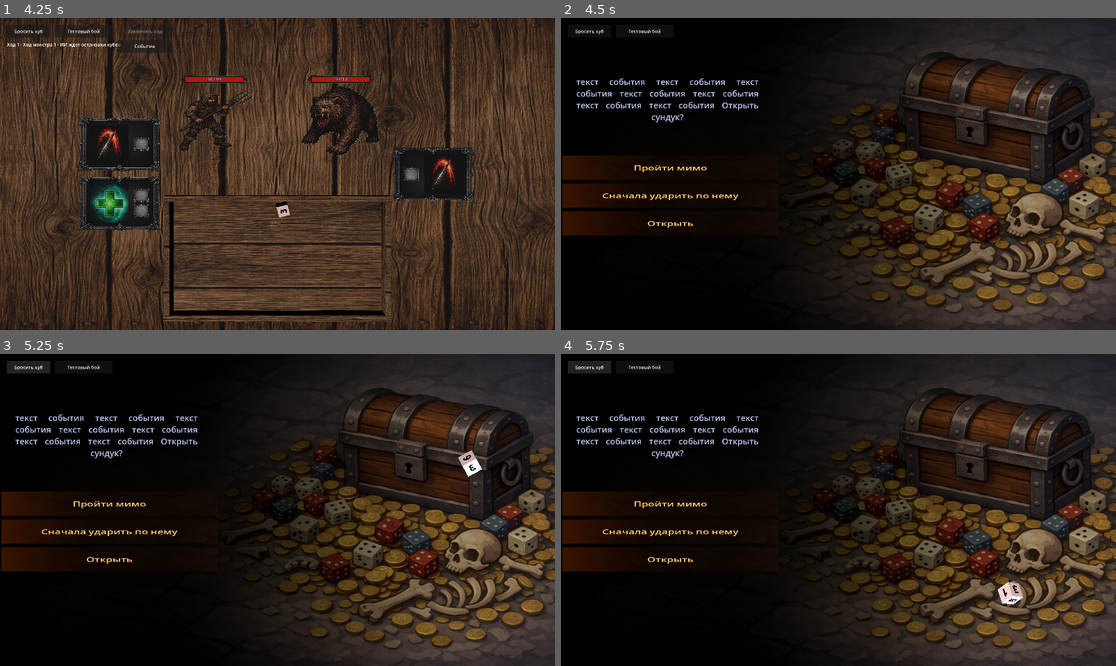
Above: before the commit, frames 1-4 (two rows, left to right).
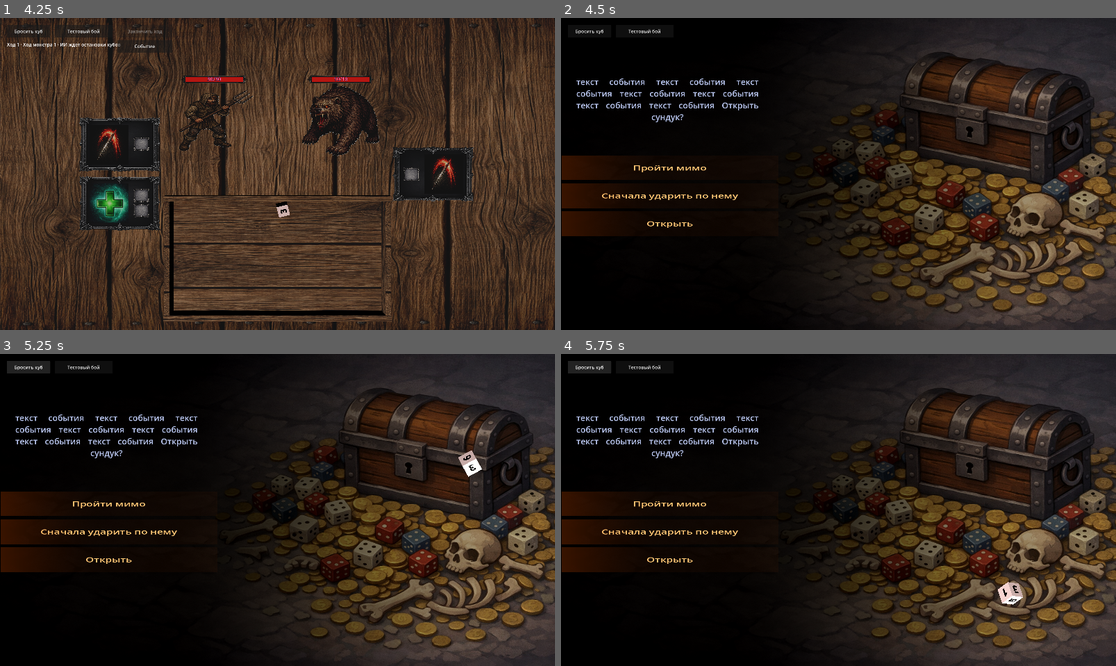
Above: after the commit, the same moments.

Repository: olegbogai-web/dicegame
Game: Godot game, scene res://scenes/board.tscn
Same seed, same stepped clock (60 frames per second), same inputs: the game is played once before the commit and once after it.
Inputs:
- Up to frame 1 (4.25 s): click "Бросить куб" at 0.5 s; click "Тестовый бой" at 1.25 s; click "Бросить куб" at 2 s; click "Тестовый бой" at 2.75 s; click "Закончить ход" at 3.5 s
- Up to frame 2 (4.5 s): click "Событие" at 4.25 s
- Up to frame 3 (5.25 s): click "Бросить куб" at 5 s
- Up to frame 4 (5.75 s): no input

Frame 1 is identical in both runs. In frame 2, 0.4% of the frame differs, in the area x 0-33%, y 44-70%; in frame 3, 0.4%; in frame 4, 0.4%.

Commit message:
Revert "Event choices: hover & click on background, fix dice face icon sizing, lower choices block"

Diff:
--- a/assets/shaders/orange_shader.gdshader
+++ b/assets/shaders/orange_shader.gdshader
@@ -1,8 +1,6 @@
 shader_type spatial;
 
 render_mode unshaded, blend_mix, cull_disabled, depth_draw_always;
-
-uniform float hover_strength : hint_range(0.0, 1.0) = 0.0;
 
 void fragment() {
     float gradient = 0.5 - UV.x;
@@ -10,14 +8,12 @@
 
     float min_alpha = 0.04;
     float max_alpha = 0.4;
-    float hover_alpha_boost = 0.16;
 
-    float final_alpha = mix(min_alpha, max_alpha, mask) + hover_alpha_boost * hover_strength;
+    float final_alpha = mix(min_alpha, max_alpha, mask);
 
+    // оранжевый цвет (можно настроить)
     vec3 orange = vec3(1.0, 0.35, 0.0);
-    vec3 yellow = vec3(1.0, 0.9, 0.2);
-    vec3 final_color = mix(orange, yellow, hover_strength);
 
-    ALBEDO = final_color;
-    ALPHA = clamp(final_alpha, 0.0, 1.0);
+    ALBEDO = orange;
+    ALPHA = final_alpha;
 }
--- a/content/dice/view/dice_face_view.gd
+++ b/content/dice/view/dice_face_view.gd
@@ -38,9 +38,7 @@
 			if face_definition.icon != null:
 				_icon_sprite.texture = face_definition.icon
 				_icon_sprite.modulate = face_definition.overlay_tint
-				var icon_size := Vector2(face_definition.icon.get_width(), face_definition.icon.get_height())
-				var max_icon_side := max(icon_size.x, icon_size.y)
-				_icon_sprite.pixel_size = max(min_size / max(max_icon_side, 1.0), 0.0001)
+				_icon_sprite.pixel_size = max(min_size / 128.0, 0.0001)
 				_icon_sprite.visible = true
 		DiceFaceDefinition.ContentType.TEXT:
 			_label.text = face_definition.text_value
--- a/scenes/event_room.tscn
+++ b/scenes/event_room.tscn
@@ -48,7 +48,6 @@
 width = 700.0
 
 [node name="choices" type="Node3D" parent="."]
-transform = Transform3D(1, 0, 0, 0, 1, 0, 0, 0, 1, 0, -0.35, 0)
 
 [node name="choice_background_1" type="MeshInstance3D" parent="choices" unique_id=120191202]
 transform = Transform3D(3.5, 0, 0, 0, 1, 0, 0, 0, 0.4, -5.45, 0.563, 1.6)
--- a/scenes/scripts/event_room_controller.gd
+++ b/scenes/scripts/event_room_controller.gd
@@ -18,9 +18,6 @@
 const POSITIVE_FACE_ICON := preload("res://assets/material/green.png")
 const NEUTRAL_FACE_ICON := preload("res://assets/material/yelow.png")
 const NEGATIVE_FACE_ICON := preload("res://assets/material/red.png")
-const CHOICE_HOVER_PARAM := "hover_strength"
-const CHOICE_HOVER_VALUE := 1.0
-const CHOICE_IDLE_VALUE := 0.0
 
 @export var event_definition: EventDefinition
 
@@ -35,7 +32,6 @@
 var _result_anchor_transform := Transform3D.IDENTITY
 var _event_dice: Dice
 var _is_resolving := false
-var _hovered_choice_index := -1
 
 
 func _ready() -> void:
@@ -69,11 +65,6 @@
 			"base_label_scale": label.scale,
 			"choice": null,
 		})
-		var shared_material := choice_background.material_override as ShaderMaterial
-		if shared_material != null:
-			var unique_material := shared_material.duplicate() as ShaderMaterial
-			choice_background.material_override = unique_material
-			unique_material.set_shader_parameter(CHOICE_HOVER_PARAM, CHOICE_IDLE_VALUE)
 
 
 func _apply_event_definition() -> void:
@@ -117,9 +108,6 @@
 func _unhandled_input(event: InputEvent) -> void:
 	if _is_resolving:
 		return
-	if event is InputEventMouseMotion:
-		var mouse_motion := event as InputEventMouseMotion
-		_update_choice_hover(mouse_motion.position)
 	if event is InputEventMouseButton:
 		var mouse_button := event as InputEventMouseButton
 		if mouse_button.pressed and mouse_button.button_index == MOUSE_BUTTON_LEFT:
@@ -127,49 +115,25 @@
 
 
 func _try_pick_choice(mouse_position: Vector2) -> void:
-	var hovered_index := _pick_choice_index(mouse_position)
-	if hovered_index < 0:
-		return
-	_on_choice_selected(_choice_entries[hovered_index].get("choice") as EventChoiceDefinition)
-
-
-func _pick_choice_index(mouse_position: Vector2) -> int:
 	if _camera == null:
-		return -1
+		return
 	var space_state := get_world_3d().direct_space_state
 	var ray_origin := _camera.project_ray_origin(mouse_position)
 	var ray_direction := _camera.project_ray_normal(mouse_position)
 	var query := PhysicsRayQueryParameters3D.create(ray_origin, ray_origin + ray_direction * 200.0)
 	var hit := space_state.intersect_ray(query)
 	if hit.is_empty():
-		return -1
+		return
 	var collider := hit.get("collider") as Node
 	if collider == null:
-		return -1
-	for index in _choice_entries.size():
-		var entry := _choice_entries[index]
+		return
+	for entry in _choice_entries:
 		var background := entry.get("background") as MeshInstance3D
 		if background == null:
 			continue
-		if collider.get_parent() == background:
-			return index
-	return -1
-
-
-func _update_choice_hover(mouse_position: Vector2) -> void:
-	var hovered_index := _pick_choice_index(mouse_position)
-	if hovered_index == _hovered_choice_index:
-		return
-	_hovered_choice_index = hovered_index
-	for index in _choice_entries.size():
-		var background := _choice_entries[index].get("background") as MeshInstance3D
-		if background == null:
-			continue
-		var material := background.material_override as ShaderMaterial
-		if material == null:
-			continue
-		var hover_strength := CHOICE_HOVER_VALUE if index == _hovered_choice_index else CHOICE_IDLE_VALUE
-		material.set_shader_parameter(CHOICE_HOVER_PARAM, hover_strength)
+		if collider == background or collider.get_parent() == background:
+			_on_choice_selected(entry.get("choice") as EventChoiceDefinition)
+			return
 
 
 func _on_choice_selected(choice: EventChoiceDefinition) -> void:
